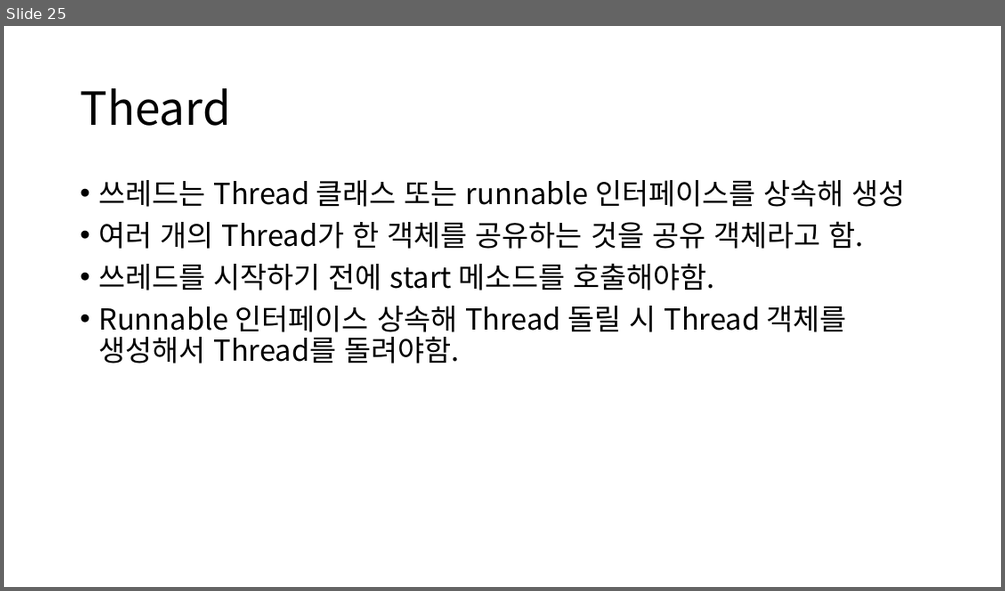
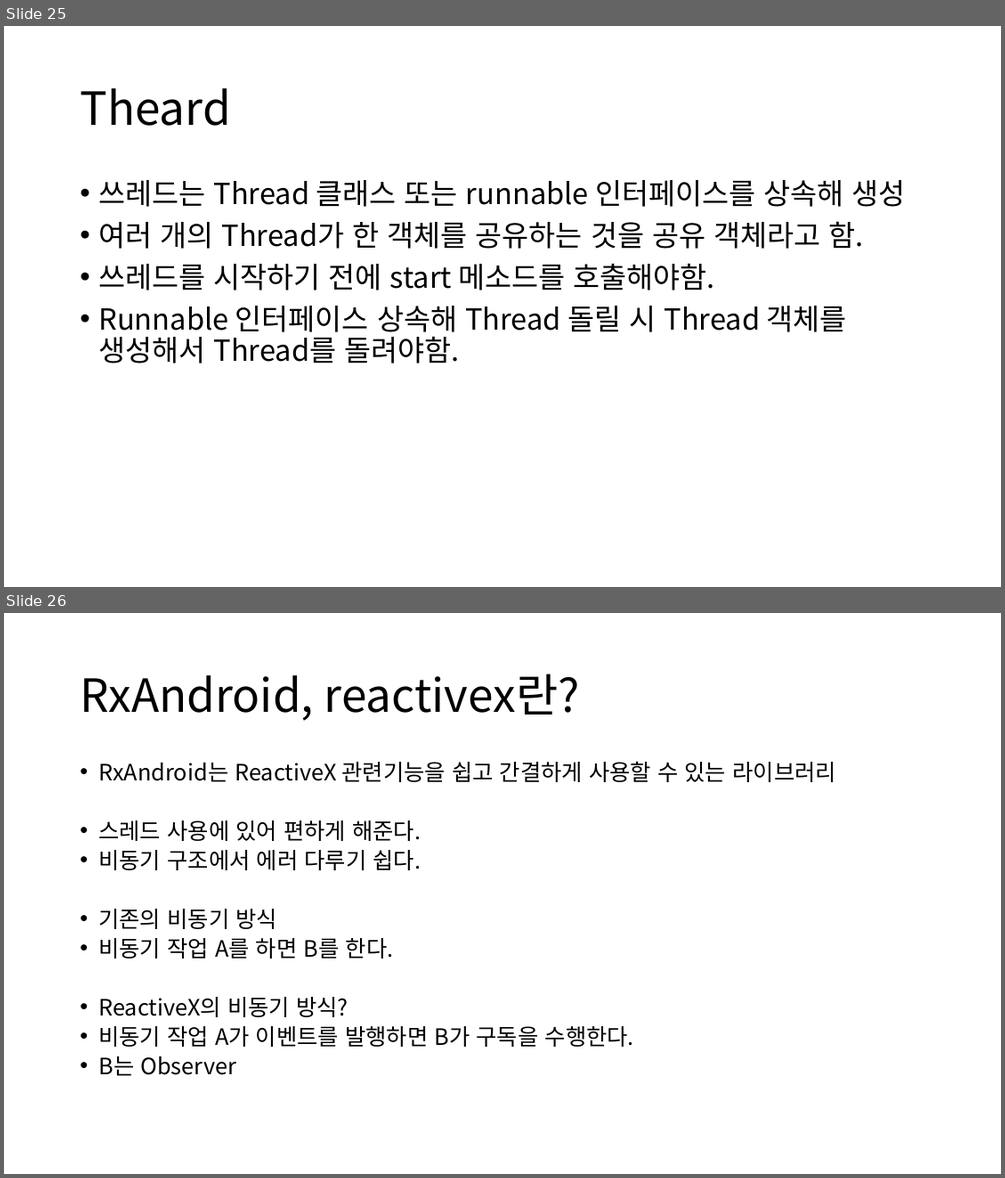
Before and after one commit to satelite54/BUSAN_IT_ACADEMY, a slide deck: 학습자료/학습 정리.pptx. Shown one above the other, each under a label of ours: slide 25 before the commit, slides 25 and 26 after it. The pictures are 1005x591 and 1005x1178 pixels, drawn with LibreOffice and Linux fonts; fonts in the diff are those of the drawing. Boxes give left, top, right and bottom in pixels: in the first picture for what was removed or moved away, otherwise in the second. Text is boxed around its words. In the diff, an @@ line names an element or a change of style, - is before the commit and + after.

```diff
--- a/학습자료/학습 정리.pptx
+++ b/학습자료/학습 정리.pptx
@@ slide 26 added at [4,613,1001,1174], background #FFFFFF @@
@@ title added at [80,674,580,721], 44 pt, text #000000 @@
+RxAndroid, reactivex란?
@@ text added at [98,761,836,1076], 21.7 pt, text #000000 @@
+• RxAndroid는 ReactiveX 관련기능을 쉽고 간결하게 사용할 수 있는 라이브러리
+• 스레드 사용에 있어 편하게 해준다.
+• 비동기 구조에서 에러 다루기 쉽다.
+• 기존의 비동기 방식
+• 비동기 작업 A를 하면 B를 한다.
+• ReactiveX의 비동기 방식?
+• 비동기 작업 A가 이벤트를 발행하면 B가 구독을 수행한다.
+• B는 Observer
```
Also in this commit, not shown: 2 other slides added, 1 other file.
